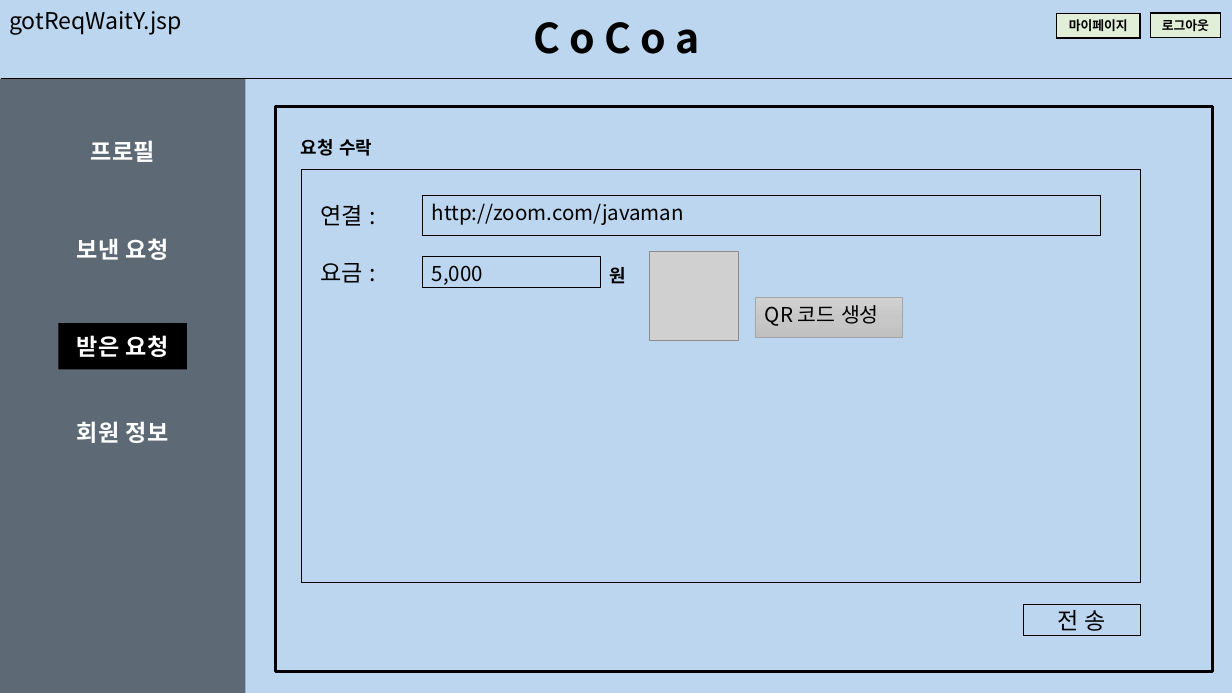
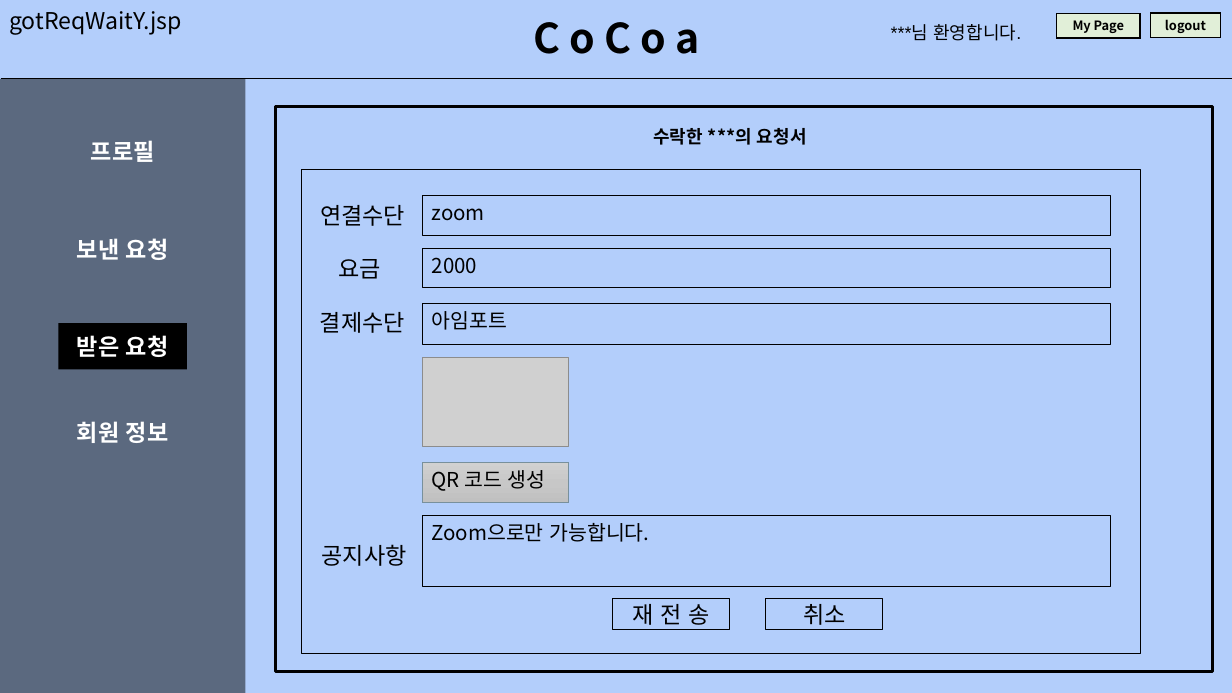
Before and after one commit to math-shpark/AI-Platform-Project-2021-CoCoa-, a slide deck: slide 25 of documents/UI.pptx (slide 19 before the commit). Drawn at 1232x693 pixels with LibreOffice and Linux fonts; fonts in the diff are those of the drawing; grey boxes stand for pictures. Boxes give left, top, right and bottom in pixels: in the first picture for what was removed or moved away, otherwise in the second. Text is boxed around its words. In the diff, an @@ line names an element or a change of style, - is before the commit and + after.

```diff
--- a/documents/UI.pptx
+++ b/documents/UI.pptx
@@ background #BBD6EE to #B3CEFB @@
@@ text added at (891, 24, 1021, 41), 14 pt, text #000000 @@
+***님 환영합니다.
@@ text in rectangle at (1073, 20, 1124, 33): text changed @@
-마이페이지
+My Page
@@ text in rectangle at (1165, 19, 1206, 33): text changed @@
-로그아웃
+logout
@@ text removed at (301, 139, 372, 156) @@
-요청 수락
@@ text added at (653, 128, 807, 145), 14 pt, text #000000, bold @@
+수락한 ***의 요청서
@@ rectangle: place and size @@
-rectangle at (301, 169, 1140, 582)
+rectangle at (301, 169, 1140, 653)
@@ text at (320, 205, 405, 226): text changed @@
-연결 :
+연결수단
@@ rectangle "zoom": place and size @@
-rectangle "zoom" at (422, 195, 1101, 236)
+rectangle "zoom" at (422, 195, 1111, 236)
@@ text in rectangle at (432, 208, 485, 221): text changed @@
-http://zoom.com/javaman
+zoom
@@ text at (338, 259, 381, 279): text changed @@
-요금 :
+요금
@@ rectangle removed at (422, 256, 600, 287) @@
-5,000
@@ rectangle added at (422, 249, 1111, 287), outline #000000 0.75 pt, 16 pt, text #000000 @@
+2000
@@ text removed at (609, 267, 626, 284) @@
-원
@@ text added at (320, 312, 405, 333), 18 pt, text #000000 @@
+결제수단
@@ rectangle added at (422, 304, 1111, 345), outline #000000 0.75 pt, 16 pt, text #000000 @@
+아임포트
@@ picture: place and size @@
-picture at (650, 252, 738, 341)
+picture at (422, 357, 569, 445)
@@ rectangle "QR 코드 생성": place and size @@
-rectangle "QR 코드 생성" at (756, 298, 903, 338)
+rectangle "QR 코드 생성" at (422, 462, 569, 503)
@@ rectangle "QR 코드 생성" at (422, 462, 569, 503): outline #A5A5A5 0.75 pt to #78909C 0.75 pt @@
@@ rectangle added at (422, 516, 1111, 586), outline #000000 0.75 pt, 16 pt, text #000000 @@
+Zoom으로만 가능합니다.
@@ text added at (322, 544, 407, 566), 18 pt, text #000000 @@
+공지사항
@@ rectangle "재 전 송": place and size @@
-rectangle "재 전 송" at (1023, 605, 1141, 637)
+rectangle "재 전 송" at (613, 599, 730, 630)
@@ rectangle added at (766, 599, 884, 630), outline #000000 0.75 pt, 18 pt, text #000000 @@
+취소
@@ text in rectangle at (633, 604, 709, 625): text changed @@
-전 송
+재 전 송
```
Also in this commit, not shown: 19 other slides changed, 14 slides added, 9 slides removed, 7 other files.
